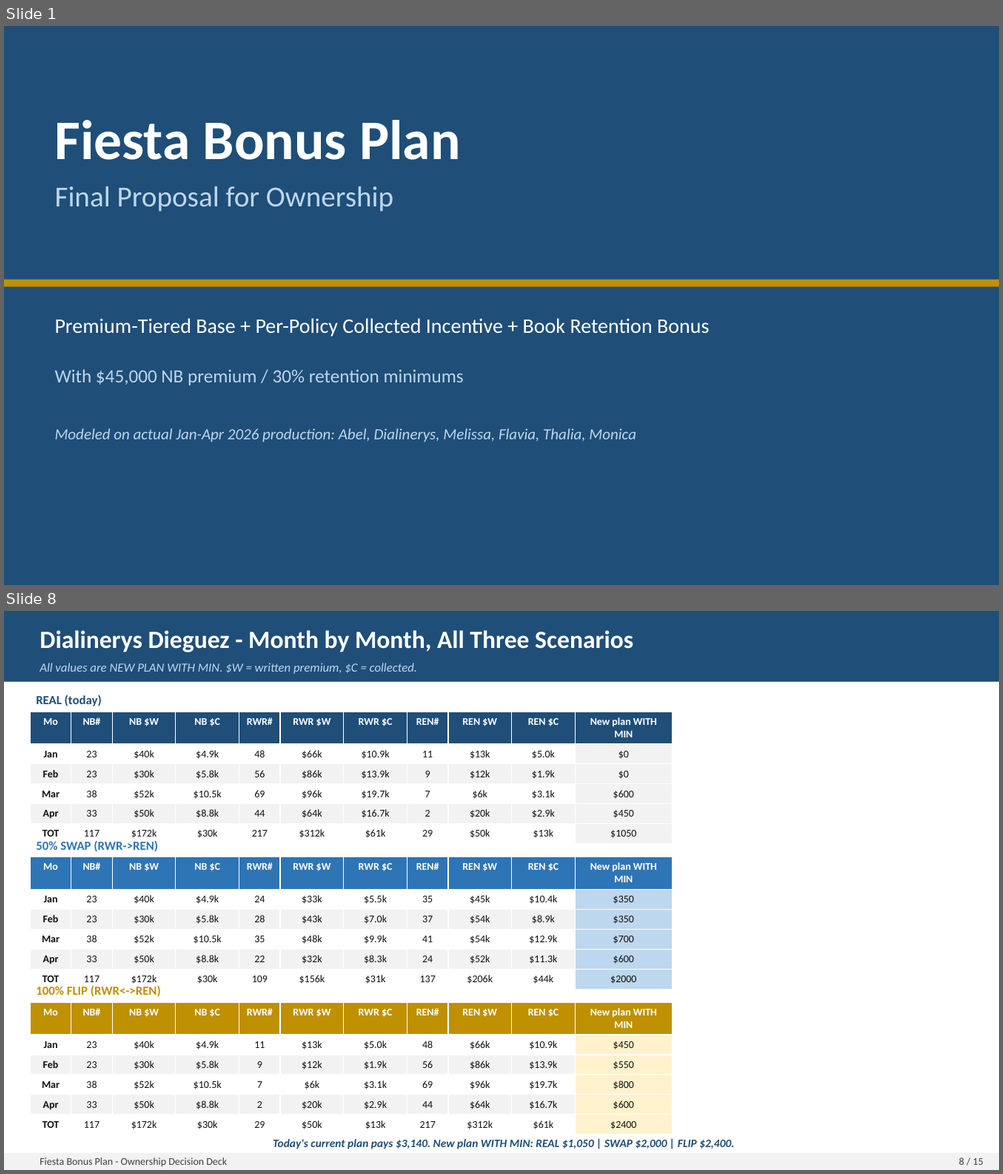
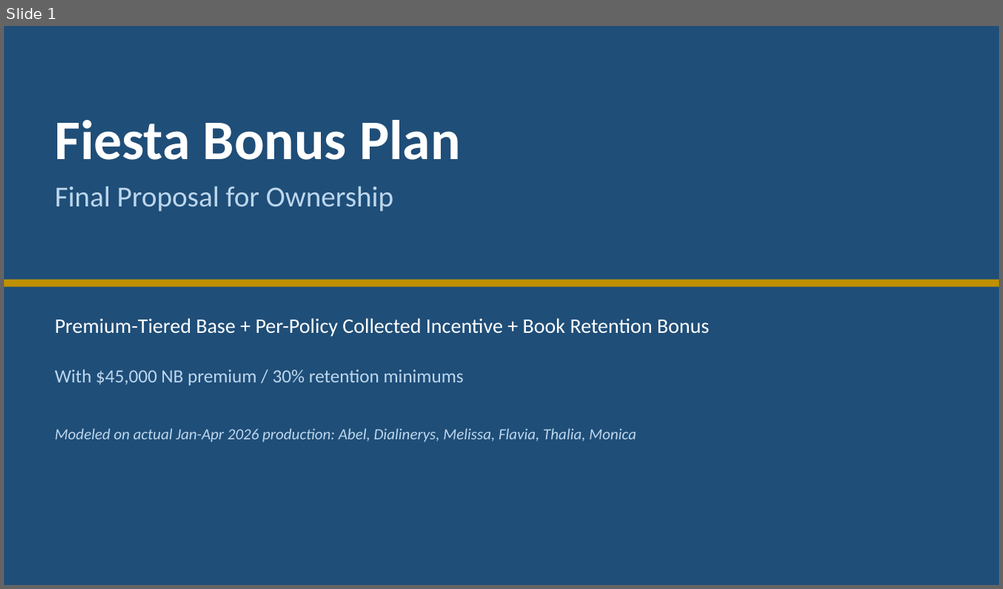
Before and after one commit to FAUS-tech/fiesta-bonus, a slide deck: output/Bonus_Plan_SIMPLE.pptx. Shown one above the other, each under a label of ours: slides 1 and 8 before the commit, slide 1 after it; the slides between them are not shown. The pictures are 1003x1174 and 1003x589 pixels, drawn with LibreOffice and Linux fonts; fonts in the diff are those of the drawing. Boxes give left, top, right and bottom in pixels: in the first picture for what was removed or moved away, otherwise in the second. Text is boxed around its words. In the diff, an @@ line names an element or a change of style, - is before the commit and + after.

```diff
--- a/output/Bonus_Plan_SIMPLE.pptx
+++ b/output/Bonus_Plan_SIMPLE.pptx
@@ slide 8 removed at (4, 611, 999, 1170), background #FFFFFF @@
@@ rectangle removed at (4, 611, 999, 682) @@
@@ text removed at (40, 630, 633, 652) @@
-Dialinerys Dieguez - Month by Month, All Three Scenarios
@@ text removed at (40, 663, 417, 674) @@
-All values are NEW PLAN WITH MIN. $W = written premium, $C = collected.
@@ text removed at (36, 695, 102, 706) @@
-REAL (today)
@@ table removed at (30, 712, 671, 841), 6 rows, 11 columns @@
-Mo | NB# | NB $W | NB $C | RWR# | RWR $W | RWR $C | REN# | REN $W | REN $C | New plan WITH MIN
-Jan | 23 | $40k | $4.9k | 48 | $66k | $10.9k | 11 | $13k | $5.0k | $0
-Feb | 23 | $30k | $5.8k | 56 | $86k | $13.9k | 9 | $12k | $1.9k | $0
-Mar | 38 | $52k | $10.5k | 69 | $96k | $19.7k | 7 | $6k | $3.1k | $600
-Apr | 33 | $50k | $8.8k | 44 | $64k | $16.7k | 2 | $20k | $2.9k | $450
-TOT | 117 | $172k | $30k | 217 | $312k | $61k | 29 | $50k | $13k | $1050
@@ text removed at (36, 840, 158, 852) @@
-50% SWAP (RWR->REN)
@@ table removed at (30, 857, 671, 987), 6 rows, 11 columns @@
-Mo | NB# | NB $W | NB $C | RWR# | RWR $W | RWR $C | REN# | REN $W | REN $C | New plan WITH MIN
-Jan | 23 | $40k | $4.9k | 24 | $33k | $5.5k | 35 | $45k | $10.4k | $350
-Feb | 23 | $30k | $5.8k | 28 | $43k | $7.0k | 37 | $54k | $8.9k | $350
-Mar | 38 | $52k | $10.5k | 35 | $48k | $9.9k | 41 | $54k | $12.9k | $700
-Apr | 33 | $50k | $8.8k | 22 | $32k | $8.3k | 24 | $52k | $11.3k | $600
-TOT | 117 | $172k | $30k | 109 | $156k | $31k | 137 | $206k | $44k | $2000
@@ text removed at (36, 985, 161, 997) @@
-100% FLIP (RWR<->REN)
@@ table removed at (30, 1002, 671, 1133), 6 rows, 11 columns @@
-Mo | NB# | NB $W | NB $C | RWR# | RWR $W | RWR $C | REN# | REN $W | REN $C | New plan WITH MIN
-Jan | 23 | $40k | $4.9k | 11 | $13k | $5.0k | 48 | $66k | $10.9k | $450
-Feb | 23 | $30k | $5.8k | 9 | $12k | $1.9k | 56 | $86k | $13.9k | $550
-Mar | 38 | $52k | $10.5k | 7 | $6k | $3.1k | 69 | $96k | $19.7k | $800
-Apr | 33 | $50k | $8.8k | 2 | $20k | $2.9k | 44 | $64k | $16.7k | $600
-TOT | 117 | $172k | $30k | 29 | $50k | $13k | 217 | $312k | $61k | $2400
@@ text removed at (273, 1139, 734, 1150) @@
-Today's current plan pays $3,140. New plan WITH MIN: REAL $1,050 | SWAP $2,000 | FLIP $2,400.
@@ rectangle removed at (4, 1153, 999, 1170) @@
@@ text removed at (40, 1158, 227, 1167) @@
-Fiesta Bonus Plan - Ownership Decision Deck
@@ text removed at (959, 1158, 983, 1165) @@
-8 / 15
```
Also in this commit, not shown: 7 slides changed, 4 slides added, 5 other slides removed, 3 other files.
